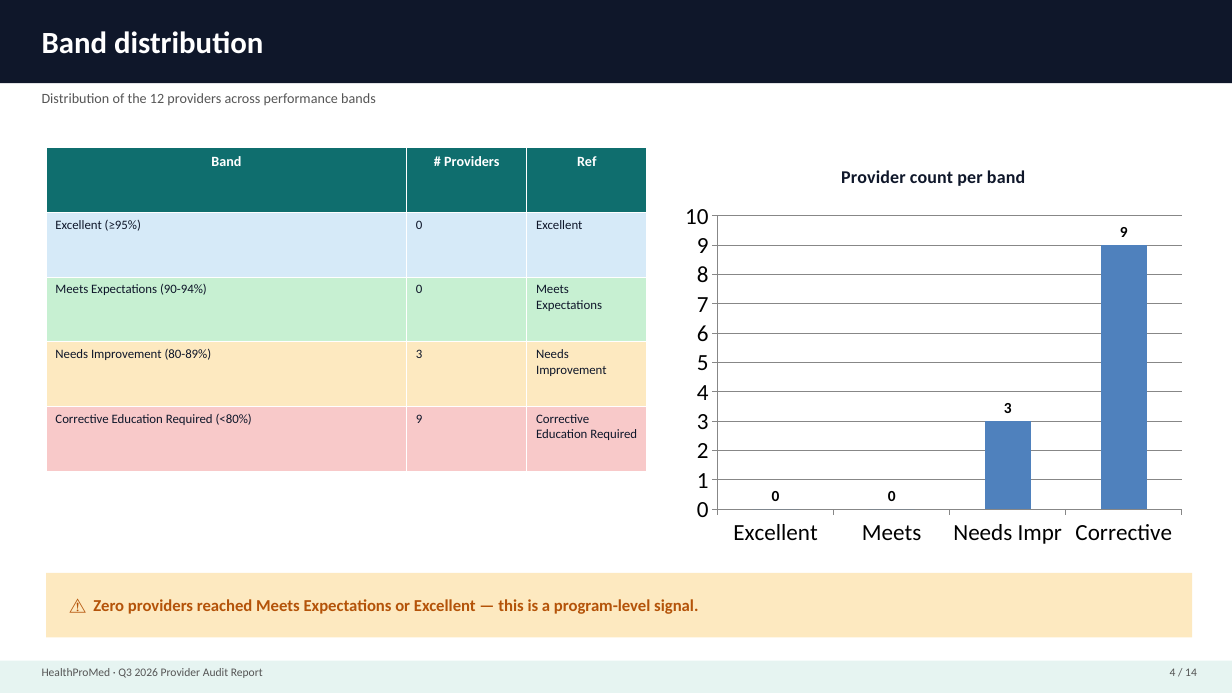
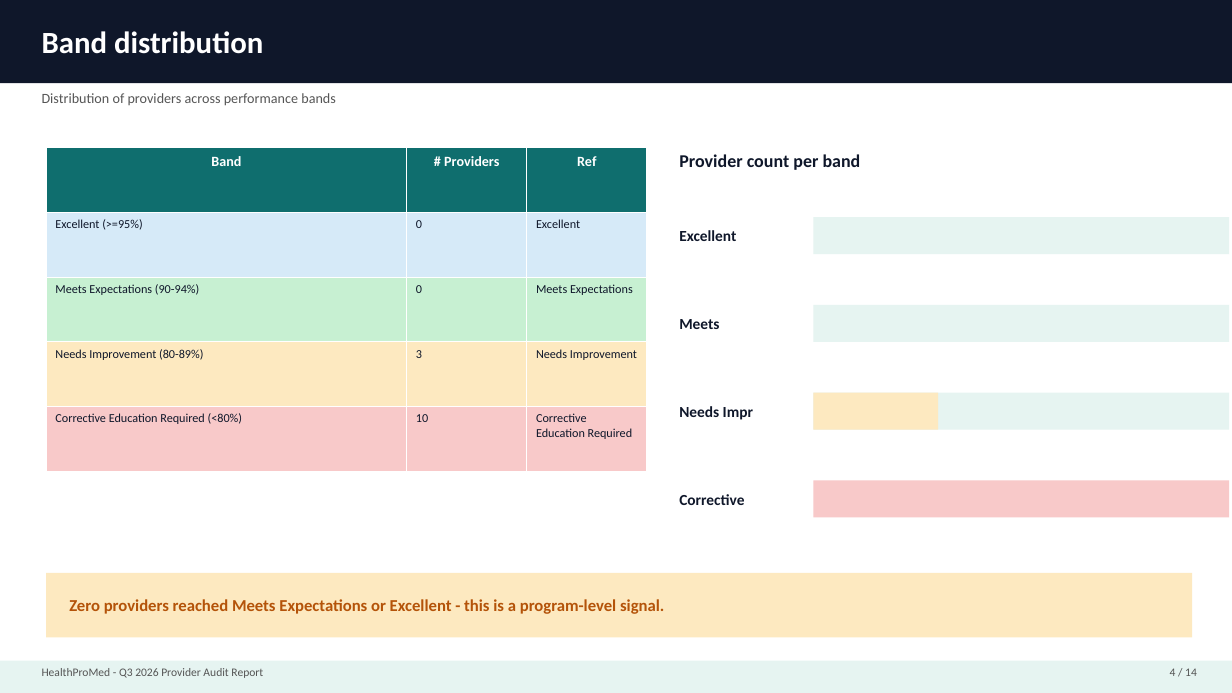
Before and after one commit to ericgalancrc-cmd/Revenue-MD, a slide deck: slide 4 of docs/Q3_2026_Provider_Audit_Report.pptx. Drawn at 1232x693 pixels with LibreOffice and Linux fonts; fonts in the diff are those of the drawing. Boxes give left, top, right and bottom in pixels: in the first picture for what was removed or moved away, otherwise in the second. Text is boxed around its words. In the diff, an @@ line names an element or a change of style, - is before the commit and + after.

```diff
--- a/docs/Q3_2026_Provider_Audit_Report.pptx
+++ b/docs/Q3_2026_Provider_Audit_Report.pptx
@@ text at (42, 93, 336, 106): text changed @@
-Distribution of the 12 providers across performance bands
+Distribution of providers across performance bands
@@ table at (46, 148, 647, 471) @@
-row 2, column 1: Excellent (≥95%)
+row 2, column 1: Excellent (>=95%)
-row 5, column 2: 9
+row 5, column 2: 10
@@ size 10 to 9.5 pt in "0", "Excellent", "Meets Expectations (90-94%)", "0" and 6 more places @@
@@ column chart removed at (675, 148, 1192, 555) @@
-title "Provider count per band"
-categories: Excellent, Meets, Needs Impr, Corrective
-Series 1: 0, 0, 3, 9
@@ text added at (679, 154, 861, 170), 14 pt, text #0F172A, bold @@
+Provider count per band
@@ text added at (679, 230, 736, 241), 12 pt, text #0F172A, bold @@
+Excellent
@@ rectangle added at (813, 217, 1229, 254), fill #E6F4F1 @@
@@ text added at (679, 319, 719, 329), 12 pt, text #0F172A, bold @@
+Meets
@@ rectangle added at (813, 305, 1229, 342), fill #E6F4F1 @@
@@ text added at (679, 406, 753, 420), 12 pt, text #0F172A, bold @@
+Needs Impr
@@ rectangle added at (813, 393, 1229, 430), fill #E6F4F1 @@
@@ rectangle added at (813, 393, 938, 430), fill #FDE9C0 @@
@@ text added at (679, 494, 744, 505), 12 pt, text #0F172A, bold @@
+Corrective
@@ rectangle added at (813, 481, 1229, 518), fill #F8C9C9 @@
@@ text at (69, 599, 664, 614): text changed @@
-⚠ Zero providers reached Meets Expectations or Excellent — this is a program-level signal.
+Zero providers reached Meets Expectations or Excellent - this is a program-level signal.
@@ text at (42, 668, 263, 678): text changed @@
-HealthProMed · Q3 2026 Provider Audit Report
+HealthProMed - Q3 2026 Provider Audit Report
```
Also in this commit, not shown: 13 other slides changed, 1 other file.
